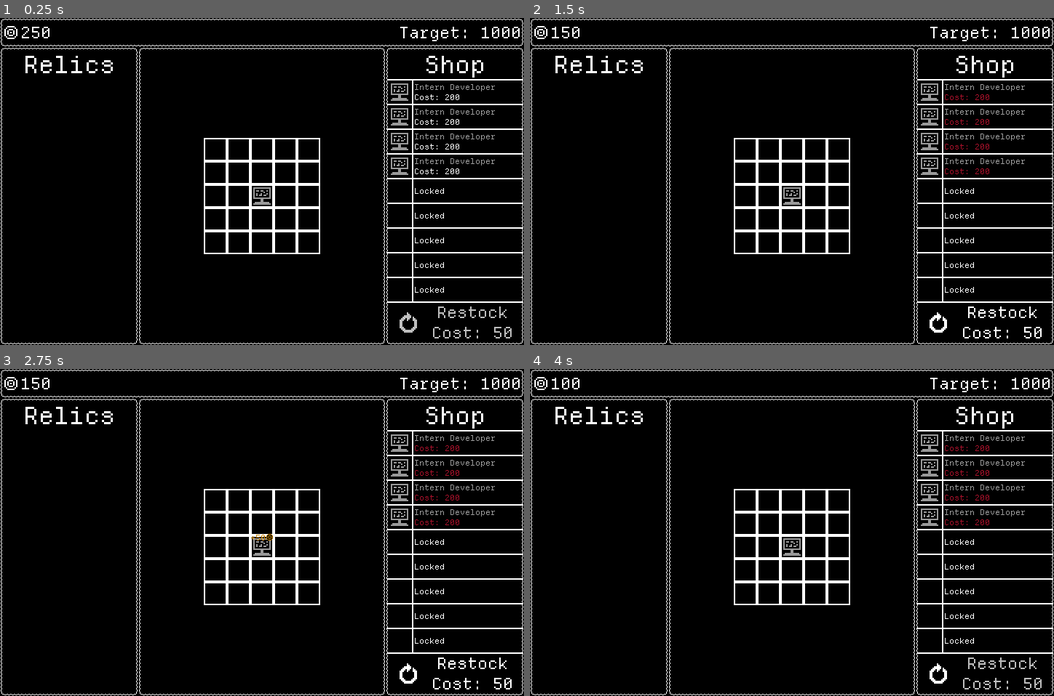
Above: before the commit, frames 1-4 (two rows, left to right).
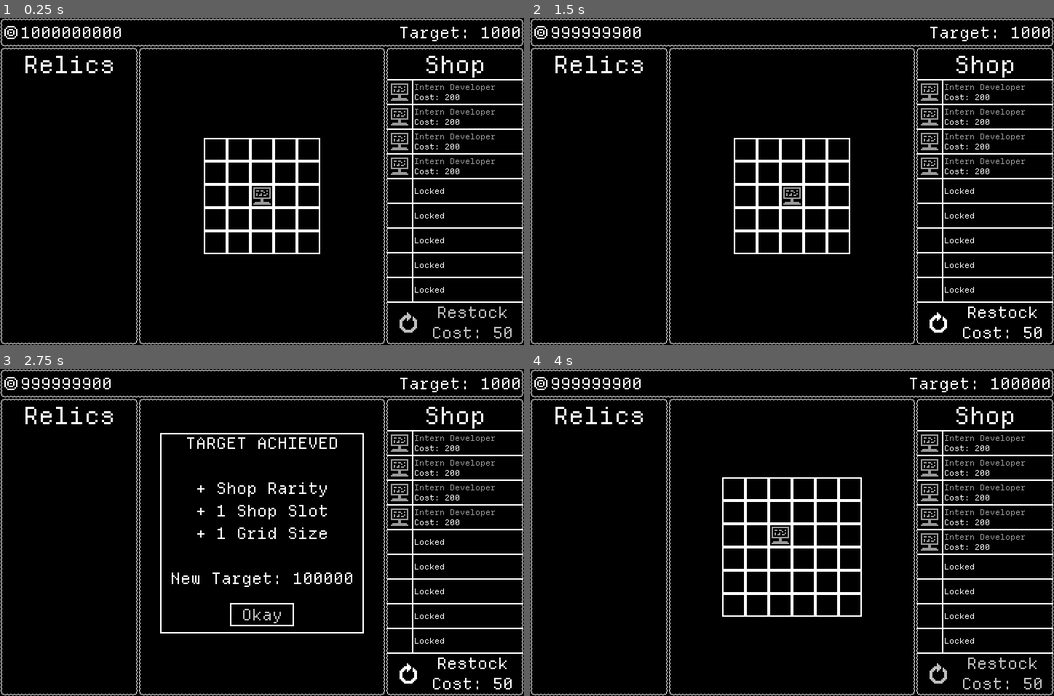
Above: after the commit, the same moments.

Repository: GemDust0/TooBigToFail
Game: Godot game, scene res://Scenes/CorporateSim.tscn
Two runs of this game, one before a commit and one after it. Both use one fixed random seed, a clock stepped at 60 frames per second and the inputs below. This scene is started directly instead of the project's main scene.
Inputs (mouse positions are in pixels of both pictures, inside the frame that each line leads up to):
- Up to frame 1 (0.25 s): no input
- Up to frame 2 (1.5 s): click "Restock Cost: 50" at 0.5 s; click "Restock Cost: 50" at 1.25 s
- Up to frame 3 (2.75 s): click "Restock Cost: 50" at 2 s
- Up to frame 4 (4 s): click (792, 614) at 2.75 s, where only the run after the commit has a clickable "Okay"; tap Enter (enter) at 3.5 s; move the mouse to (907, 516) at 3.52 s; hold Enter (enter) from 3.53 s (still down); click (907, 516) at 3.67 s

The runs differ from the first frame. In frame 1, 0.2% of the frame differs, in the area x 4-24%, y 2-7%; in frame 2, 0.3%; in frame 3, 3.9%; in frame 4, 5.0%, in the area x 4-95%, y 2-97%.

Commit message:
4 new developers

Diff:
--- a/Scenes/CorporateSim.tscn
+++ b/Scenes/CorporateSim.tscn
@@ -10,7 +10,11 @@
 [ext_resource type="PackedScene" uid="uid://c5uabqwgjomsa" path="res://Scenes/Employees/InternDeveloper.tscn" id="8_4ekef"]
 [ext_resource type="PackedScene" uid="uid://beodsmuxx7kqu" path="res://Scenes/Employees/Snitch.tscn" id="9_ux72k"]
 [ext_resource type="Texture2D" uid="uid://c6xdkycwu0u8e" path="res://Assets/SellAreaHighlight.png" id="10_i8qfs"]
+[ext_resource type="PackedScene" uid="uid://bjl65rhcrd5pv" path="res://Scenes/Employees/AmateurDeveloper.tscn" id="10_uvps6"]
 [ext_resource type="PackedScene" uid="uid://gw88ypw86crf" path="res://Scenes/RelicInventory.tscn" id="11_ig6cq"]
+[ext_resource type="PackedScene" uid="uid://xdv240crh3kg" path="res://Scenes/Employees/ExperiencedDeveloper.tscn" id="11_l3k28"]
+[ext_resource type="PackedScene" uid="uid://grr8d8ddayxl" path="res://Scenes/Employees/MasterDeveloper.tscn" id="12_pvrxv"]
+[ext_resource type="PackedScene" uid="uid://hqje2n5cnh24" path="res://Scenes/Employees/SeniorDeveloper.tscn" id="13_hnvcw"]
 
 [node name="CorporateSim" type="Node" unique_id=1056640650]
 script = ExtResource("1_v5m7x")
@@ -188,7 +192,7 @@
 [node name="EmployeeShop" parent="." unique_id=1407566876 node_paths=PackedStringArray("sim", "grid") instance=ExtResource("6_cj7sp")]
 sim = NodePath("..")
 grid = NodePath("../PanelContainer/EmployeeGrid")
-employees = Array[PackedScene]([ExtResource("8_4ekef"), ExtResource("9_ux72k")])
+employees = Array[PackedScene]([ExtResource("8_4ekef"), ExtResource("9_ux72k"), ExtResource("10_uvps6"), ExtResource("11_l3k28"), ExtResource("12_pvrxv"), ExtResource("13_hnvcw")])
 
 [node name="SellArea" type="TextureRect" parent="." unique_id=335735936]
 unique_name_in_owner = true
--- /dev/null
+++ b/Scenes/Employees/AmateurDeveloper.tscn
@@ -0,0 +1,10 @@
+[gd_scene format=3 uid="uid://bjl65rhcrd5pv"]
+
+[ext_resource type="PackedScene" uid="uid://bkds4gjqq4ydo" path="res://Scenes/Employee.tscn" id="1_jgmox"]
+
+[node name="AmateurDeveloper" unique_id=854379618 instance=ExtResource("1_jgmox")]
+production_value = 100
+production_time = 4.0
+rarity = "Uncommon"
+id = "Amateur Developer"
+description = "Produces 100 coins every 4 secibds"
--- /dev/null
+++ b/Scenes/Employees/ExperiencedDeveloper.tscn
@@ -0,0 +1,10 @@
+[gd_scene format=3 uid="uid://xdv240crh3kg"]
+
+[ext_resource type="PackedScene" uid="uid://bkds4gjqq4ydo" path="res://Scenes/Employee.tscn" id="1_djk7h"]
+
+[node name="ExperiencedDeveloper" unique_id=854379618 instance=ExtResource("1_djk7h")]
+production_value = 150
+production_time = 3.0
+rarity = "Rare"
+id = "Experienced Developer"
+description = "Produces 150 coins every 3 seconds"
--- /dev/null
+++ b/Scenes/Employees/MasterDeveloper.tscn
@@ -0,0 +1,20 @@
+[gd_scene format=3 uid="uid://grr8d8ddayxl"]
+
+[ext_resource type="PackedScene" uid="uid://bkds4gjqq4ydo" path="res://Scenes/Employee.tscn" id="1_ma15u"]
+[ext_resource type="Script" uid="uid://b2rumm8cisypv" path="res://Scripts/Synergy.gd" id="2_uienj"]
+
+[sub_resource type="Resource" id="Resource_ra8wo"]
+script = ExtResource("2_uienj")
+type = 2
+effect = 2.0
+affects = Array[String](["Intern Developer", "Amateur Developer", "Experienced Developer", "Senior Developer", "Master Developer"])
+area = Array[Vector2i]([Vector2i(0, -1), Vector2i(0, 1), Vector2i(-1, 0), Vector2i(1, 0), Vector2i(-1, 1), Vector2i(-1, -1), Vector2i(1, 1), Vector2i(1, -1)])
+metadata/_custom_type_script = "uid://b2rumm8cisypv"
+
+[node name="MasterDeveloper" unique_id=854379618 instance=ExtResource("1_ma15u")]
+production_value = 250
+production_time = 1.0
+rarity = "Legendary"
+id = "Master Developer"
+description = "Produces 250 coins every second, doubles production of nearby developers."
+synergies = Array[ExtResource("2_uienj")]([SubResource("Resource_ra8wo")])
--- /dev/null
+++ b/Scenes/Employees/SeniorDeveloper.tscn
@@ -0,0 +1,10 @@
+[gd_scene format=3 uid="uid://hqje2n5cnh24"]
+
+[ext_resource type="PackedScene" uid="uid://bkds4gjqq4ydo" path="res://Scenes/Employee.tscn" id="1_2mbxs"]
+
+[node name="SeniorDeveloper" unique_id=854379618 instance=ExtResource("1_2mbxs")]
+production_value = 200
+production_time = 2.0
+rarity = "Epic"
+id = "Senior Developer"
+description = "Produces 200 coins every 2 seconds"
--- a/Scripts/CorporateSim.gd
+++ b/Scripts/CorporateSim.gd
@@ -18,6 +18,7 @@
 
 func _ready() -> void:
 	money = 250
+	money = 1000000000
 	target_label.text = "Target: %s" % targets[0]
 	grid.create_grid(5)
 	grid.add_employee(Vector2i(2, 2), load("res://Scenes/Employees/InternDeveloper.tscn").instantiate())
